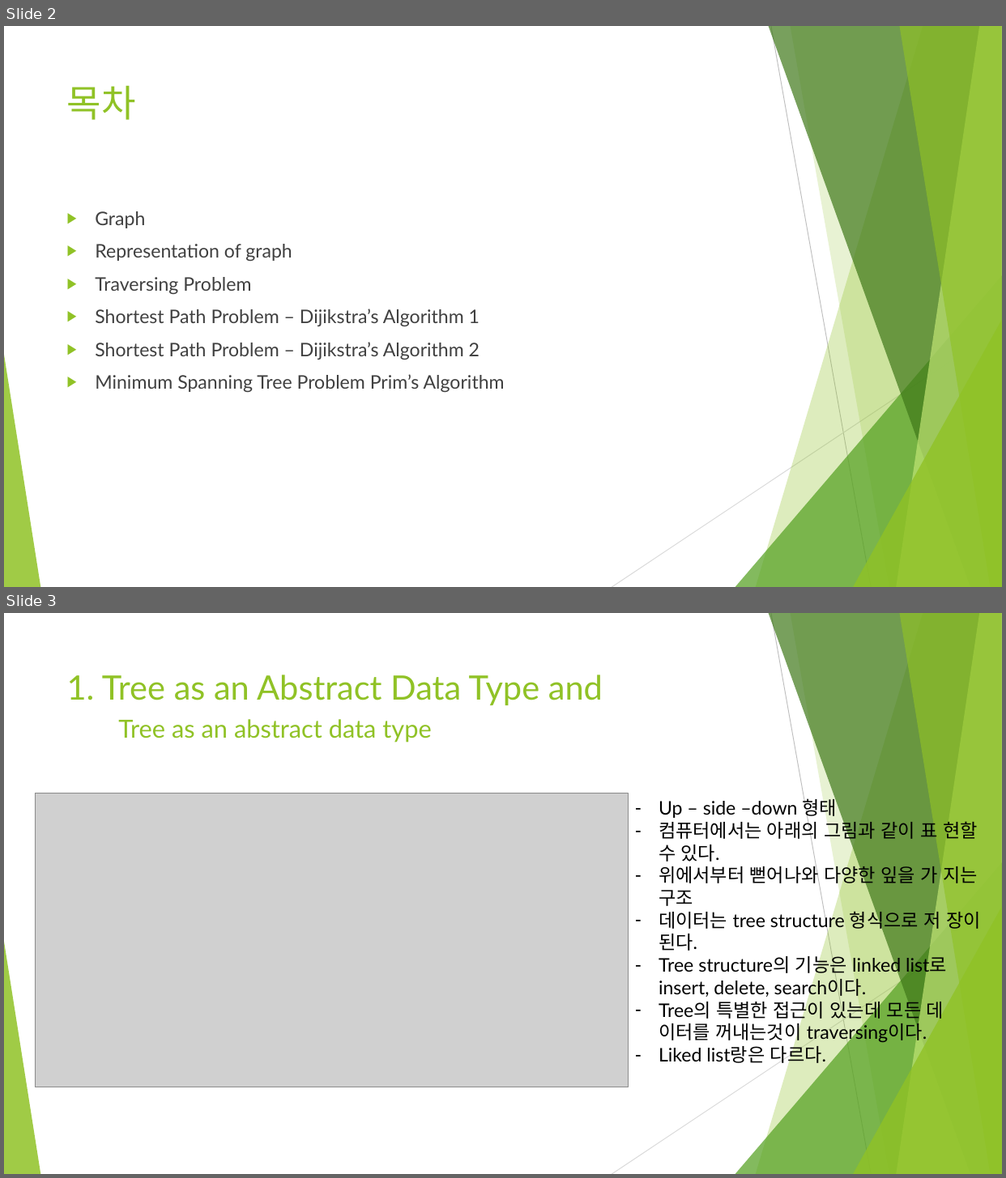
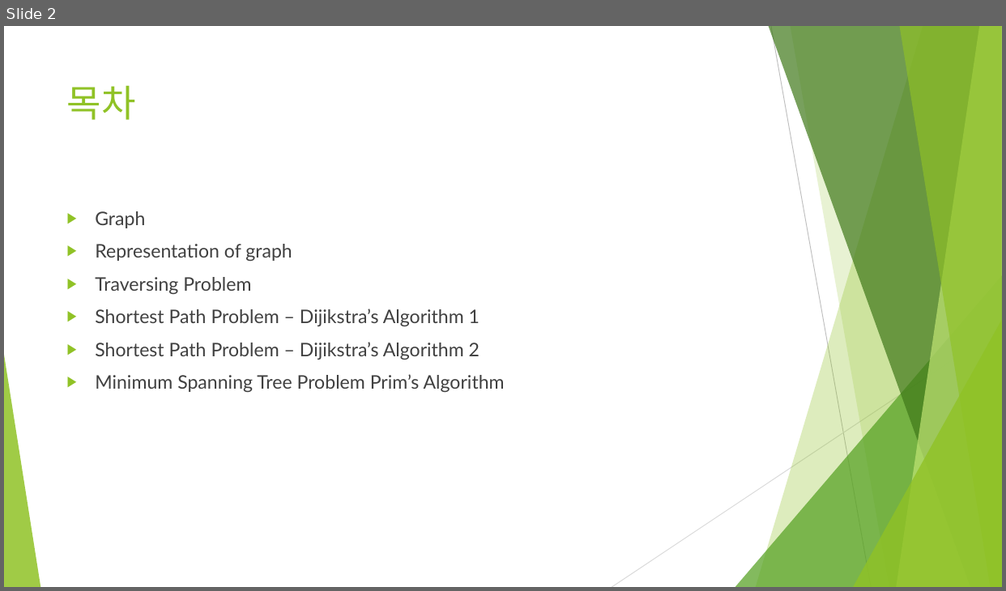
Before and after one commit to Heechul90/Data_Structure_and_Algorithms, a slide deck: 2. Non-Linear Structure, Optimiztion,and Algorithm/5/5. DataStructure & Algorithm 2.pptx. Shown one above the other, each under a label of ours: slides 2 and 3 before the commit, slide 2 after it. The pictures are 1006x1178 and 1006x591 pixels, drawn with LibreOffice and Linux fonts; fonts in the diff are those of the drawing; grey boxes stand for pictures. Boxes give left, top, right and bottom in pixels: in the first picture for what was removed or moved away, otherwise in the second. Text is boxed around its words. In the diff, an @@ line names an element or a change of style, - is before the commit and + after.

```diff
--- a/2. Non-Linear Structure, Optimiztion,and Algorithm/5/5. DataStructure & Algorithm 2.pptx
+++ b/2. Non-Linear Structure, Optimiztion,and Algorithm/5/5. DataStructure & Algorithm 2.pptx
@@ slide 3 removed at [4, 613, 1002, 1174], background #FFFFFF; not listed: 10 template elements that a slide beside it also shows @@
@@ title removed at [67, 675, 603, 705] @@
-1. Tree as an Abstract Data Type and
@@ text removed at [118, 719, 431, 743] @@
-Tree as an abstract data type
@@ picture removed at [36, 793, 629, 1088] @@
@@ text removed at [658, 796, 981, 1067] @@
-– Up – side –down 형태
-– 컴퓨터에서는 아래의 그림과 같이 표 현할 수 있다.
-– 위에서부터 뻗어나와 다양한 잎을 가 지는 구조
-– 데이터는 tree structure 형식으로 저 장이 된다.
-– Tree structure의 기능은 linked list로 insert, delete, search이다.
-– Tree의 특별한 접근이 있는데 모든 데 이터를 꺼내는것이 traversing이다.
-– Liked list랑은 다르다.
```
Also in this commit, not shown: 1 slide changed, 9 slides added.
